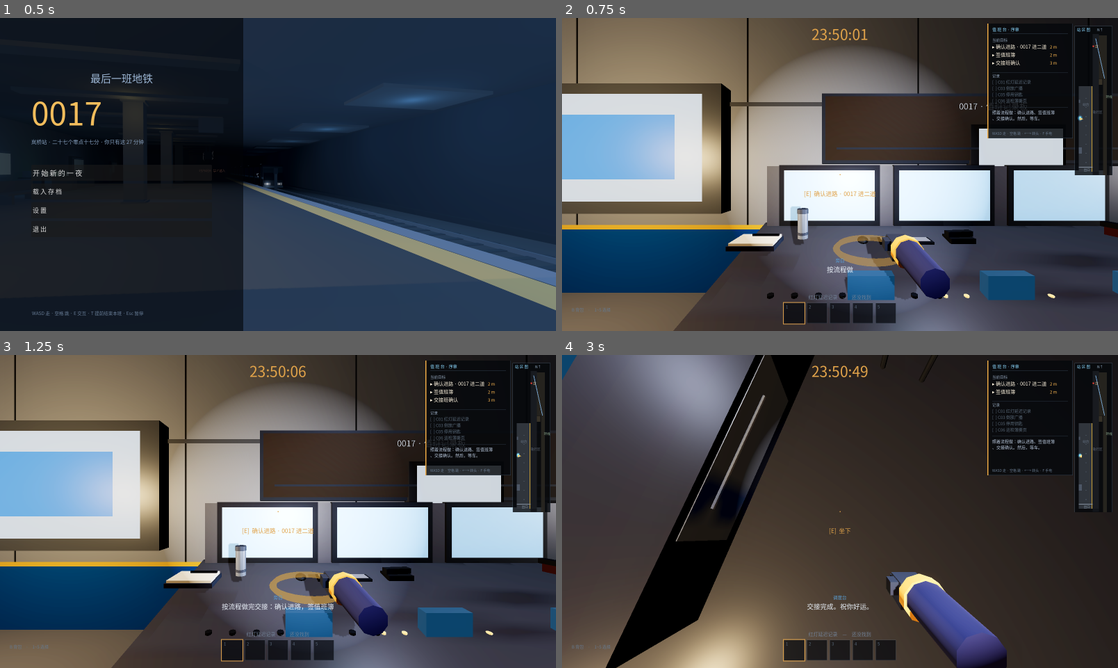
Above: before the commit, frames 1-4 (two rows, left to right).
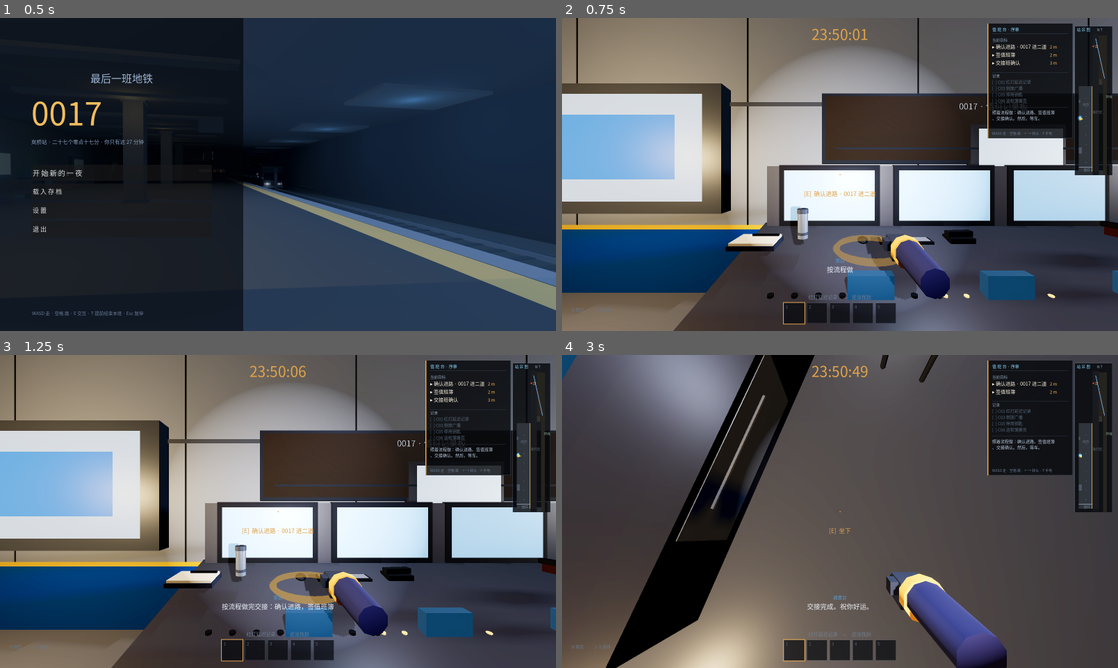
Above: after the commit, the same moments.

Repository: sabrina1647412733-collab/anomaly-bureau-game
Game: Godot game, scene res://scenes/main.tscn
Two runs of this game, one before a commit and one after it. Both use one fixed random seed, a clock stepped at 60 frames per second and the inputs below.
Inputs (mouse positions are in pixels of both pictures, inside the frame that each line leads up to):
- Up to frame 1 (0.5 s): no input
- Up to frame 2 (0.75 s): click "开 始 新 的 一 夜" at 0.5 s
- Up to frame 3 (1.25 s): no input
- Up to frame 4 (3 s): tap Enter at 1.25, 2.85 s; move the mouse to (867, 511) at 1.27 s; hold E 1.28-2.03 s; hold Up from 1.28 s (still down); click (867, 511) at 1.42 s; tap Space at 1.52, 2.27 s; move the mouse to (812, 511) at 2.02 s; tap R at 2.1 s; move the mouse to (851, 505) at 2.77 s

Frame 1 is identical in both runs. In frame 2, 16% of the frame differs, in the area x 17-100%, y 0-74%; in frame 3, 16%; in frame 4, 53%, in the area x 9-100%, y 0-100%.

Commit message:
[godot] 小彩蛋：环线隧道里那盏"坏灯"其实没死——它在闪
待办第 6 条的"隧道深处闪灯节奏"。level.gd::niche() 里三盏壁灯中间那盏本来就是 dark（坏的），
所以没动站体，而是在 game.gd 补一盏会闪的灯面板盖在它前面（x 11.945）。
节奏 slow = sin(t*0.90)*sin(t*0.37+2.0)：两个不成周期的正弦相乘 → 大部分时间亮、偶尔整段掉下去；
亮时叠 0.85+0.15*sin(t*11.0) 的轻微抖动，灭时压到 0.10；同步一盏 OmniLight3D，所以灭的那下整片墙会暗下去。
时间用累积变量 tun_lamp_t += delta（帧率无关、可被脚本采样）：第一版用 Time.get_ticks_msec()，
headless 里 240 帧只跑到 1 秒，采出来 100% 亮，根本验不出节奏。
验收：新增 scripts/tests/lampcheck.gd 采样 160 个 0.25s 步长（40 秒）→ 亮帧 73%、平均发光 0.68，
抽样节奏「亮亮亮亮灭亮灭亮亮灭亮灭亮亮亮亮灭亮亮亮」；自检 exit 0；audit 0/0；
看图验收 lamp_坏灯.png（中间那盏亮着，0017 涂鸦与粉笔字都在画面里）- 小千

Diff:
--- a/scripts/game.gd
+++ b/scripts/game.gd
@@ -62,6 +62,9 @@
 var ring_flash := 0.0                      # 按下 E 之后 1 秒的高亮
 var desk_phone_mat: StandardMaterial3D = null   # 调度台上那台老式电话的指示灯
 var desk_phone_t := 0.0
+var tun_lamp_mat: StandardMaterial3D = null        # 环线隧道里那盏坏灯
+var tun_lamp_light: OmniLight3D = null
+var tun_lamp_t := 0.0                              # 用累积时间而不是真实时钟，方便采样验证
 var sub := ""
 var sub_cps := 26.0
 var sub_time := 0.0
@@ -130,6 +133,7 @@
 	_make_switch_signal()
 	_make_prompt_ring()
 	_make_desk_props()
+	_make_tunnel_lamp()
 	train = TrainScript.new(self)
 	train.reset()
 	spots = [
@@ -665,6 +669,7 @@
 	_animate_doors(delta)
 	_animate_items(delta)
 	_update_desk_props(delta)
+	_update_tunnel_lamp(delta)
 	_update_interaction()
 	_update_prompt_ring(delta)
 	_update_hud()
@@ -1344,6 +1349,38 @@
 	elif desk_phone_t >= 1.35 and desk_phone_t < 2.05:
 		on = true
 	desk_phone_mat.emission_energy_multiplier = 1.6 if on else 0.05
+## 环线隧道东墙上那盏坏灯（level.gd 里三盏壁灯中间那盏是 "dark"）。
+## 彩蛋：它不是彻底死掉，而是「大多数时候亮着、偶尔整段掉下去」，亮的时候还在轻微抖。
+func _make_tunnel_lamp() -> void:
+	var root3 := Node3D.new()
+	root3.name = "TunnelLamp"
+	add_child(root3)
+	tun_lamp_mat = StandardMaterial3D.new()
+	tun_lamp_mat.albedo_color = Color(0.55, 0.70, 0.86)
+	tun_lamp_mat.emission_enabled = true
+	tun_lamp_mat.emission = Color(0.45, 0.70, 0.95)
+	tun_lamp_mat.emission_energy_multiplier = 1.0
+	_item_part(root3, Vector3(0.030, 0.080, 0.900), Vector3(11.945, 0.870, -61.300), tun_lamp_mat)
+	tun_lamp_light = OmniLight3D.new()
+	tun_lamp_light.position = Vector3(11.45, 0.62, -61.30)
+	tun_lamp_light.light_color = Color(0.62, 0.72, 0.92)
+	tun_lamp_light.light_energy = 1.5
+	tun_lamp_light.omni_range = 7.5
+	tun_lamp_light.shadow_enabled = false
+	root3.add_child(tun_lamp_light)
+
+func _update_tunnel_lamp(_delta: float) -> void:
+	if tun_lamp_mat == null:
+		return
+	tun_lamp_t += _delta
+	var t := tun_lamp_t
+	# 两个不同周期的正弦相乘 → 不规律的"大部分亮、偶尔断"
+	var slow := sin(t * 0.90) * sin(t * 0.37 + 2.0)
+	var on := slow > -0.25
+	var v := (0.85 + 0.15 * sin(t * 11.0)) if on else 0.10
+	tun_lamp_mat.emission_energy_multiplier = 1.05 * v
+	if tun_lamp_light != null:
+		tun_lamp_light.light_energy = 1.55 * v
 # ------------------------------------------------------------------ 动画
 func _animate_doors(delta: float) -> void:
 	var lv: MeshInstance3D = get_meta("lever")
--- /dev/null
+++ b/scripts/tests/lampcheck.gd
@@ -0,0 +1,28 @@
+extends SceneTree
+## 校验环线隧道那盏坏灯的节奏：大部分时间亮、偶尔掉下去
+var game
+func _initialize() -> void:
+	game = load("res://scenes/main.tscn").instantiate()
+	root.add_child(game)
+	_run()
+func _run() -> void:
+	for i in range(40):
+		await process_frame
+	game._on_start()
+	for i in range(10):
+		await process_frame
+	var lit := 0
+	var n := 0
+	var pat := ""
+	var bright := 0.0
+	for i in range(160):
+		game._update_tunnel_lamp(0.25)
+		var e: float = game.tun_lamp_mat.emission_energy_multiplier
+		bright += e
+		n += 1
+		if e > 0.5:
+			lit += 1
+		if i % 8 == 0:
+			pat += ("亮" if e > 0.5 else "灭")
+	print("[LAMP] 采样 %d 帧：亮帧 %d (%.0f%%)  平均发光 %.2f  抽样节奏 %s" % [n, lit, 100.0 * float(lit) / float(n), bright / float(n), pat])
+	quit()
Not shown, changed: README.md
